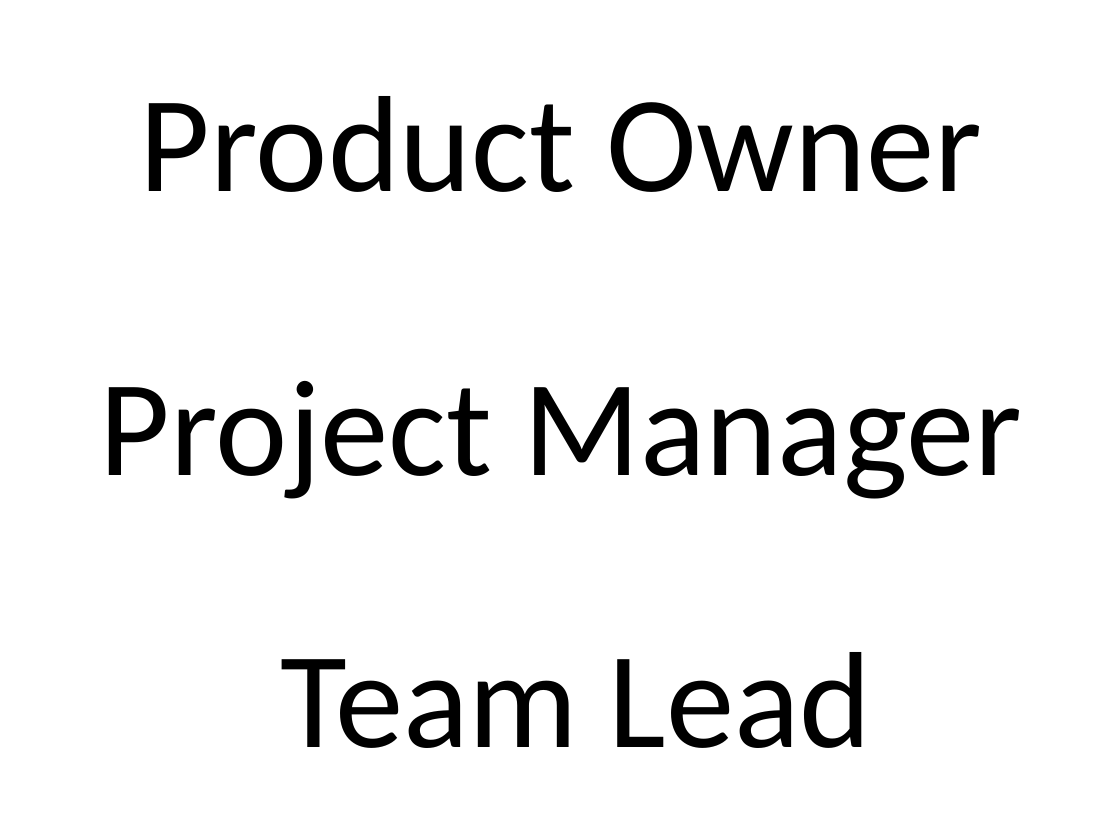
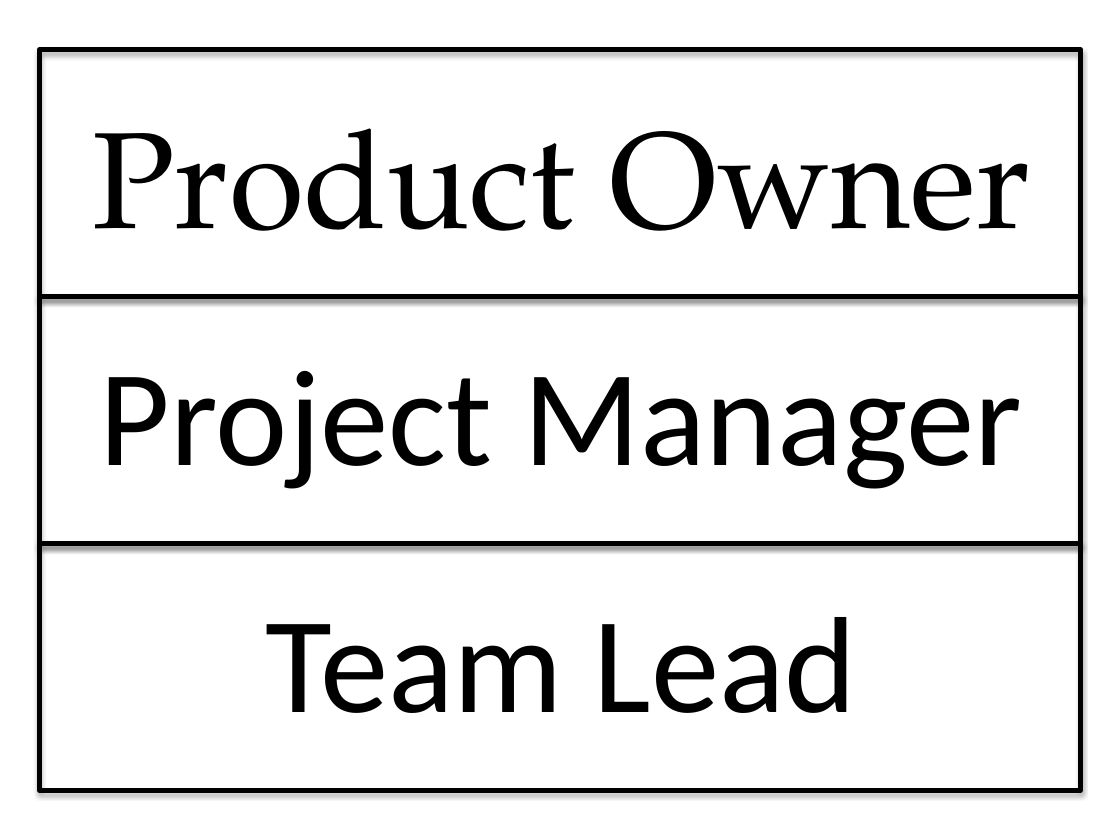
Before and after one commit to tumbarumba/effective-communication, a slide deck: slide 24 of The Fellowship of the Ring.pptx (slide 25 before the commit). Drawn at 1120x840 pixels with LibreOffice and Linux fonts; fonts in the diff are those of the drawing. Boxes give left, top, right and bottom in pixels: in the first picture for what was removed or moved away, otherwise in the second. Text is boxed around its words. In the diff, an @@ line names an element or a change of style, - is before the commit and + after.

```diff
--- a/The Fellowship of the Ring.pptx
+++ b/The Fellowship of the Ring.pptx
@@ rectangle added at bbox=[39, 49, 1080, 296], outline #000000 3 pt @@
@@ title "Product Owner": place and size @@
-title "Product Owner" at bbox=[140, 96, 982, 192]
+title "Product Owner" at bbox=[92, 128, 1031, 231]
@@ title "Product Owner" at bbox=[92, 128, 1031, 231]: font Calibri to TeX Gyre Pagella @@
@@ rectangle added at bbox=[39, 297, 1080, 543], outline #000000 3 pt @@
@@ text "Project Manager": place and size @@
-text "Project Manager" at bbox=[100, 381, 1022, 499]
+text "Project Manager" at bbox=[100, 371, 1022, 489]
@@ rectangle added at bbox=[39, 543, 1080, 790], outline #000000 3 pt @@
@@ text "Team Lead": place and size @@
-text "Team Lead" at bbox=[281, 652, 872, 748]
+text "Team Lead" at bbox=[266, 617, 857, 713]
```
Also in this commit, not shown: 19 other slides changed, 6 slides added, 5 slides removed.
